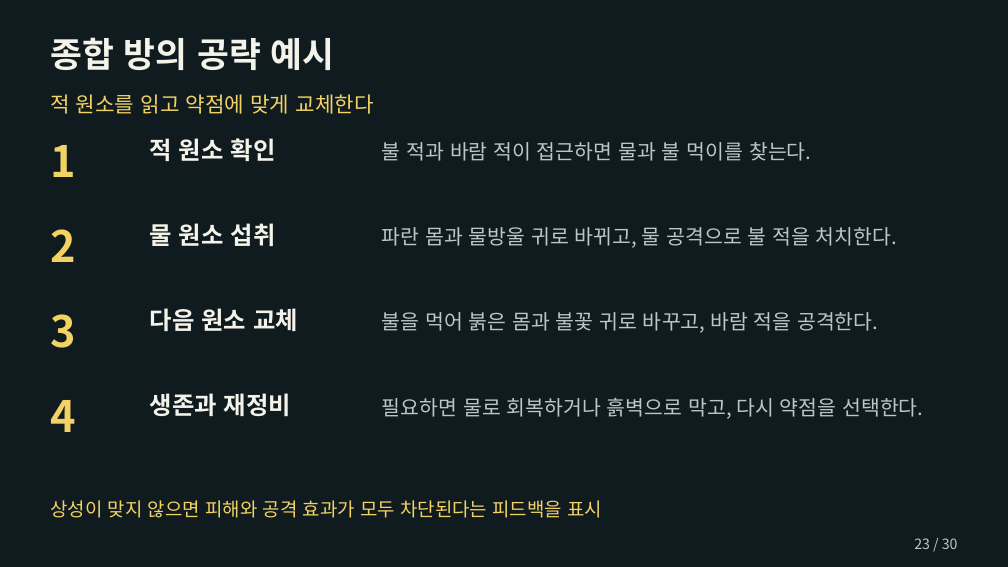
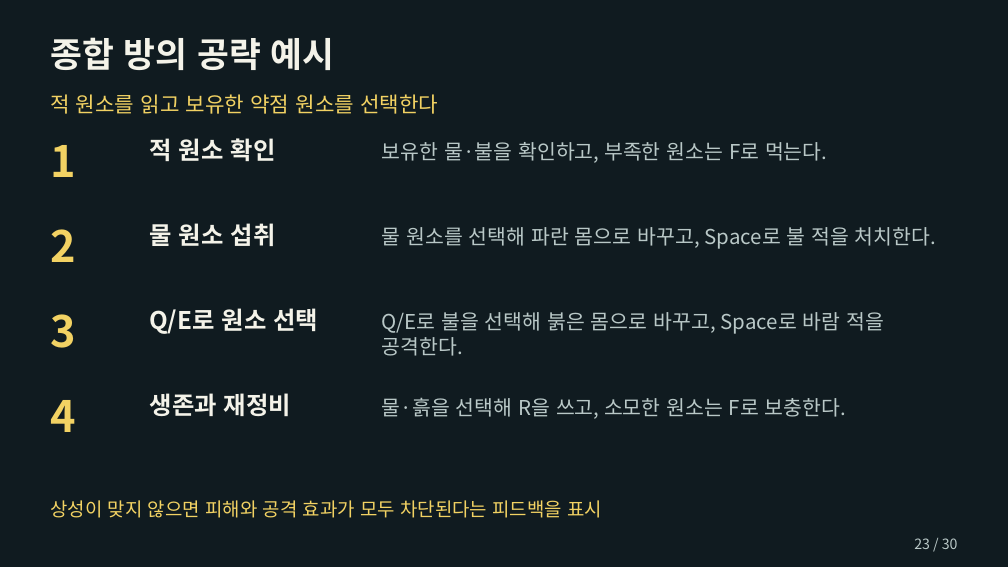
Before and after one commit to chanwhee0330/element-eater, a slide deck: slide 23 of outputs/planning/엘리먼트_이터_기획서_허찬휘.pptx. Drawn at 1008x567 pixels with LibreOffice and Linux fonts; fonts in the diff are those of the drawing. Boxes give left, top, right and bottom in pixels: in the first picture for what was removed or moved away, otherwise in the second. Text is boxed around its words. In the diff, an @@ line names an element or a change of style, - is before the commit and + after.

```diff
--- a/outputs/planning/엘리먼트_이터_기획서_허찬휘.pptx
+++ b/outputs/planning/엘리먼트_이터_기획서_허찬휘.pptx
@@ text at <box>50,94,438,114</box>: text changed @@
-적 원소를 읽고 약점에 맞게 교체한다
+적 원소를 읽고 보유한 약점 원소를 선택한다
@@ text at <box>382,142,827,163</box>: text changed @@
-불 적과 바람 적이 접근하면 물과 불 먹이를 찾는다.
+보유한 물·불을 확인하고, 부족한 원소는 F로 먹는다.
@@ text at <box>382,227,936,249</box>: text changed @@
-파란 몸과 물방울 귀로 바뀌고, 물 공격으로 불 적을 처치한다.
+물 원소를 선택해 파란 몸으로 바꾸고, Space로 불 적을 처치한다.
@@ text at <box>150,308,318,334</box>: text changed @@
-다음 원소 교체
+Q/E로 원소 선택
@@ text at <box>382,312,884,356</box>: text changed @@
-불을 먹어 붉은 몸과 불꽃 귀로 바꾸고, 바람 적을 공격한다.
+Q/E로 불을 선택해 붉은 몸으로 바꾸고, Space로 바람 적을 공격한다.
@@ text at <box>382,397,846,419</box>: text changed @@
-필요하면 물로 회복하거나 흙벽으로 막고, 다시 약점을 선택한다.
+물·흙을 선택해 R을 쓰고, 소모한 원소는 F로 보충한다.
```
Also in this commit, not shown: 14 other slides changed, 6 other files.
